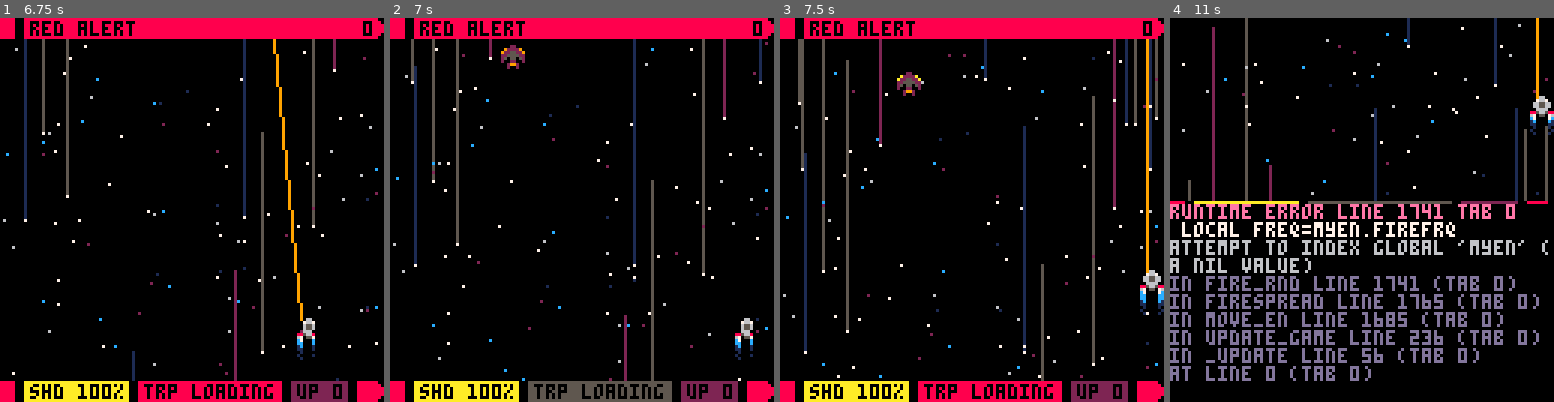
Above: before the commit, frames 1-4 (left to right).
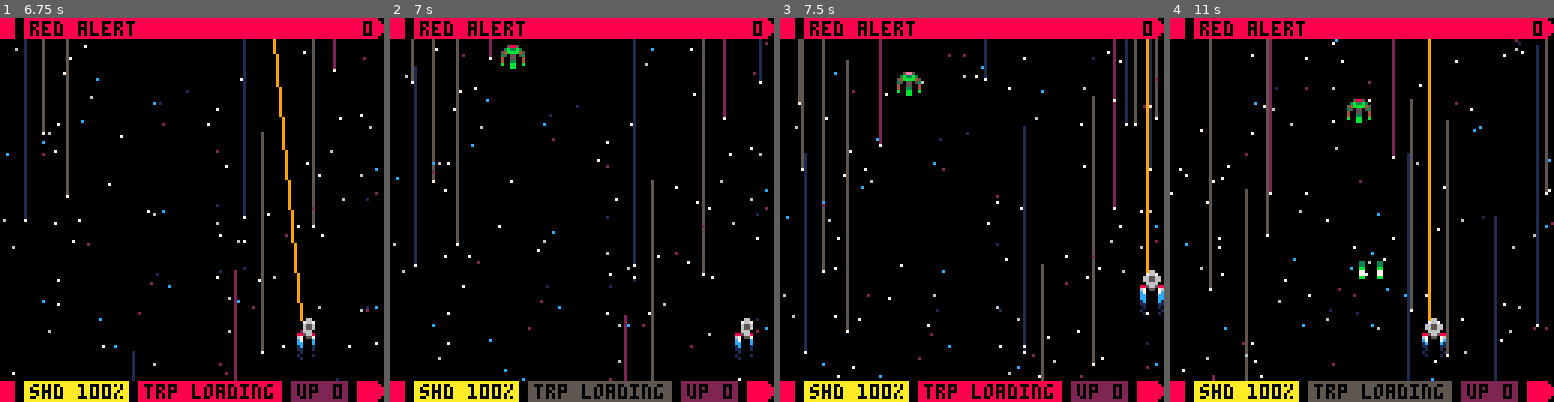
Above: after the commit, the same moments.

Repository: fab-industries/red-alert
Game: PICO-8 cartridge redalert.p8
Two runs of this game, one before a commit and one after it. Both use one fixed random seed, a clock stepped at 60 frames per second and the inputs below.
Inputs:
- Up to frame 1 (6.75 s): tap X (X key) at 0.33, 1.07, 1.85, 2.97, 4.08, 5.2, 6.32 s; tap O (Z key) at 0.7, 1.7, 2.1, 2.5, 2.9, 3.3, 3.7, 4.1, 4.5, 4.9, 5.3, 5.7, 6.1, 6.5 s; hold Right 1.6-2.1 s; hold Up 2.15-2.42 s; hold Right 2.47-3.03 s; hold Left 3.08-3.58 s; hold Down 3.63-3.97 s; hold Right 4.02-4.68 s; hold Up 4.73-5.03 s; hold Left 5.08-5.68 s; hold Down 5.73-6.03 s; hold Right 6.08-6.58 s; hold Right from 6.63 s (still down)
- Up to frame 2 (7 s): keep holding Right; tap O (Z key) at 6.9 s
- Up to frame 3 (7.5 s): release Right at 7.13 s; hold Up 7.18-7.45 s; tap O (Z key) at 7.3 s; tap X (X key) at 7.43 s
- Up to frame 4 (11 s): hold Right 7.5-8.07 s; tap O (Z key) every 0.4 s from 7.7 to 10.9 s; hold Left 8.12-8.62 s; tap X (X key) at 8.55, 9.67, 10.78 s; hold Down 8.67-9 s; hold Right 9.05-9.72 s; hold Up 9.77-10.07 s; hold Left 10.12-10.72 s; hold Down from 10.77 s (still down)

Frame 1 is identical in both runs. In frame 2, 0.3% of the frame differs, in the area x 28-36%, y 7-14%; in frame 3, 0.3%; in frame 4, 28%, in the area x 0-100%, y 0-100%.
Error before the commit: runtime error line 1741 tab 0; local freq=myen.firefrq; attempt to index global 'myen' (a nil value)

Commit message:
Bug fixes

Diff:
--- a/redalert.p8
+++ b/redalert.p8
@@ -6,20 +6,18 @@
 
 --[[
 
-code refactoring
+code refactoring:
  before:  7263
- current: 7097
- after:
+ after:   7097
+ current: 7109
 
 todo (fix):
- ❎ spread shot animation
  🅾️ emy movement overlap
  🅾️ enemy invuln fx
  🅾️ hit fx for all enemies
  🅾️ adjust sfx loudness
 
 todo (features):
- ❎ different enemy shots
  🅾️ targeted enemy shots
  🅾️ player shield mechanics
  🅾️ fully implement all enemy
@@ -42,7 +40,7 @@
  debug_setting={}
  debug_setting.info=false
  debug_setting.hideui=false
- debug_setting.wave=7
+ --debug_setting.wave=7
 
  cls(0)
  t=0
@@ -1717,7 +1715,7 @@
 -->8
 --shots
 
-function mkshot(stype)
+function mkshot(myen,ang,spd,stype)
  local eshot={}
  eshot.x=myen.x
  eshot.y=myen.y
@@ -1734,12 +1732,12 @@
   eshot.colw=8
   eshot.colh=6
   eshot.spr=75
-  eshot.anim={75}
+  eshot.ani={75}
  end
  add(eshots,eshot)
 end
 
-function fire_rnd()
+function fire_rnd(myen)
  local frnd=rnd(60)
  local freq=myen.firefrq
  myen.firetmr=t+frnd+freq
@@ -1752,9 +1750,9 @@
   sfx(9)
   myen.flash=3
 
-  fire_rnd()
-
-  mkshot("normal")
+  fire_rnd(myen)
+
+  mkshot(myen,ang,spd,"normal")
  else
   return
  end
@@ -1772,7 +1770,7 @@
     base=0
    end
    ang=1/num*i+base
-   mkshot("spread")
+   mkshot(myen,ang,spd,"spread")
 	 end
 
  else
@@ -1780,6 +1778,13 @@
  end
 end
 
+function aimedfire(myen,spd)
+…(5 lines of a section not shown)…
+end
 
 function flash(obj,ftype)
  if ftype=="torp" then
